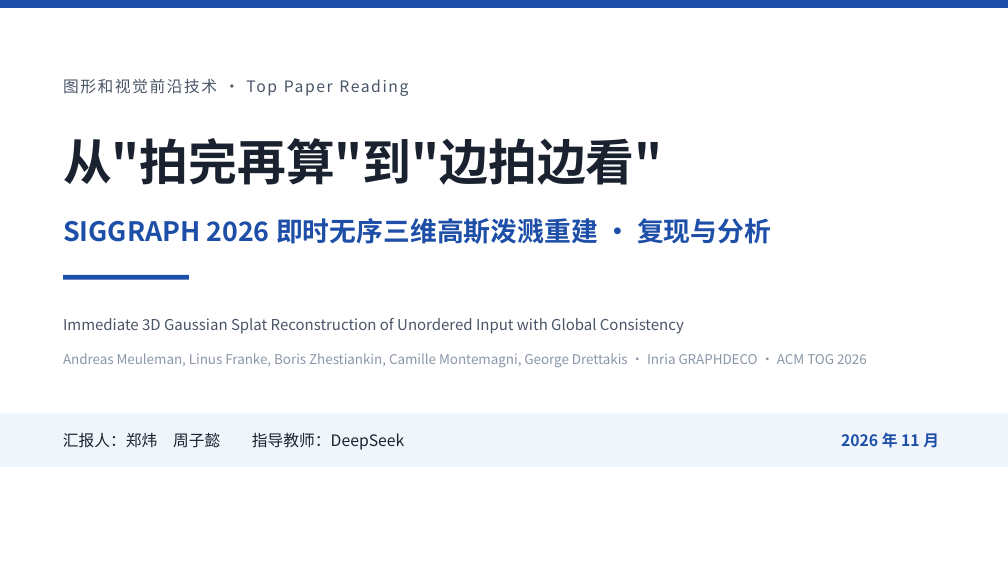
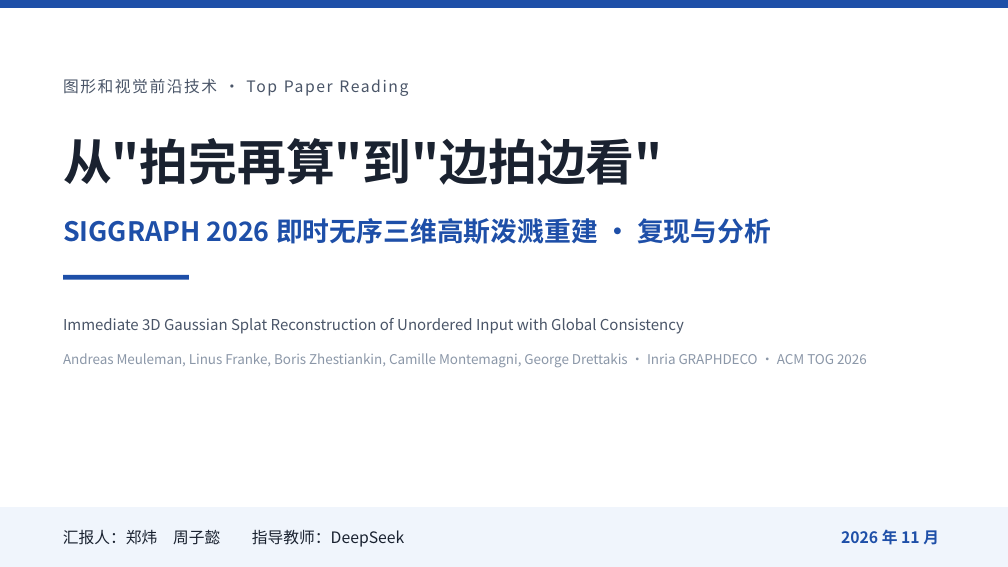
Before and after one commit to LeoZhengWei/ecnu-cs, a slide deck: slide 1 of ecnu-cg/02-PPT/PPT-即时三维高斯泼溅重建.pptx. Drawn at 1008x567 pixels with LibreOffice and Linux fonts; fonts in the diff are those of the drawing. Boxes give left, top, right and bottom in pixels: in the first picture for what was removed or moved away, otherwise in the second. Text is boxed around its words. In the diff, an @@ line names an element or a change of style, - is before the commit and + after.

```diff
--- a/ecnu-cg/02-PPT/PPT-即时三维高斯泼溅重建.pptx
+++ b/ecnu-cg/02-PPT/PPT-即时三维高斯泼溅重建.pptx
@@ rectangle: place and size @@
-rectangle at box(0, 414, 1008, 467)
+rectangle at box(0, 507, 1008, 567)
@@ text "汇报人：郑炜 周子懿 指导教师：DeepSeek": place and size @@
-text "汇报人：郑炜 周子懿 指导教师：DeepSeek" at box(63, 432, 404, 450)
+text "汇报人：郑炜 周子懿 指导教师：DeepSeek" at box(63, 529, 404, 547)
@@ text "2026 年 11 月": place and size @@
-text "2026 年 11 月" at box(841, 432, 939, 448)
+text "2026 年 11 月" at box(841, 529, 939, 545)
```
Also in this commit, not shown: 6 other slides changed, 8 slides added, 8 slides removed, 47 other files.
